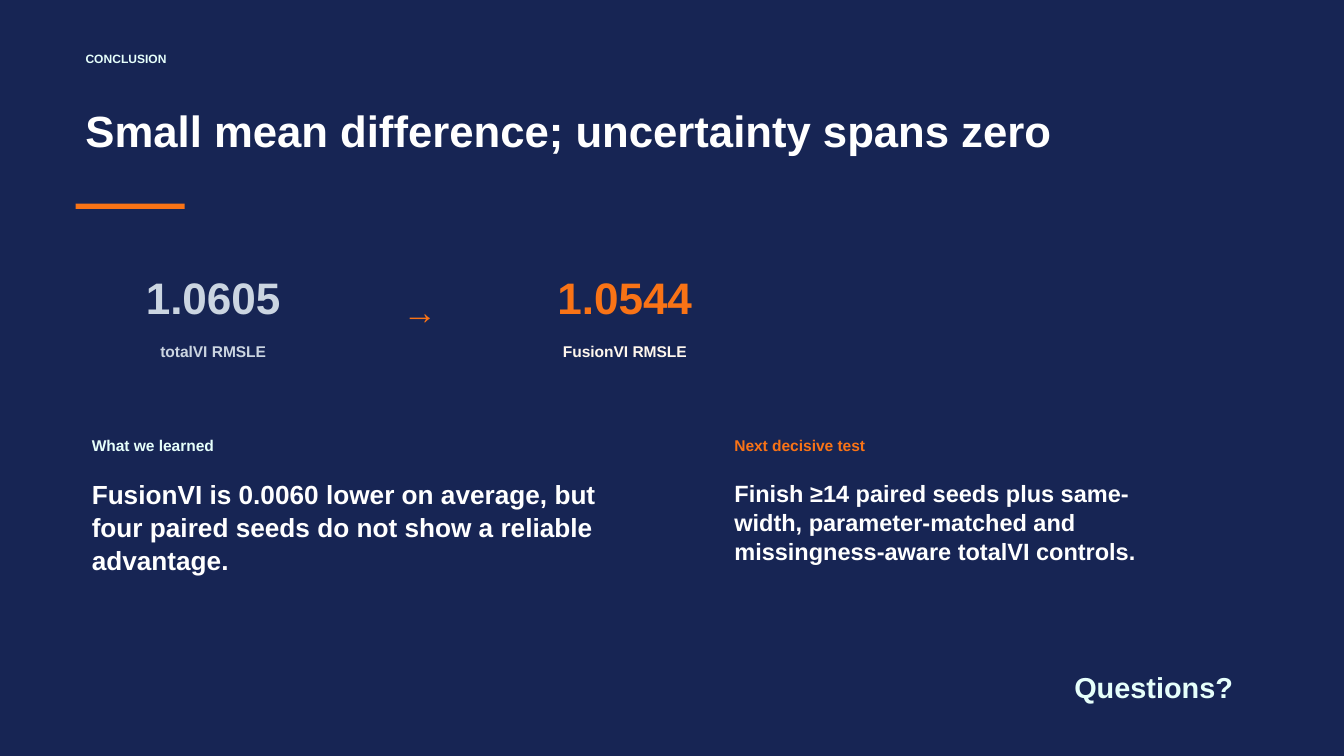
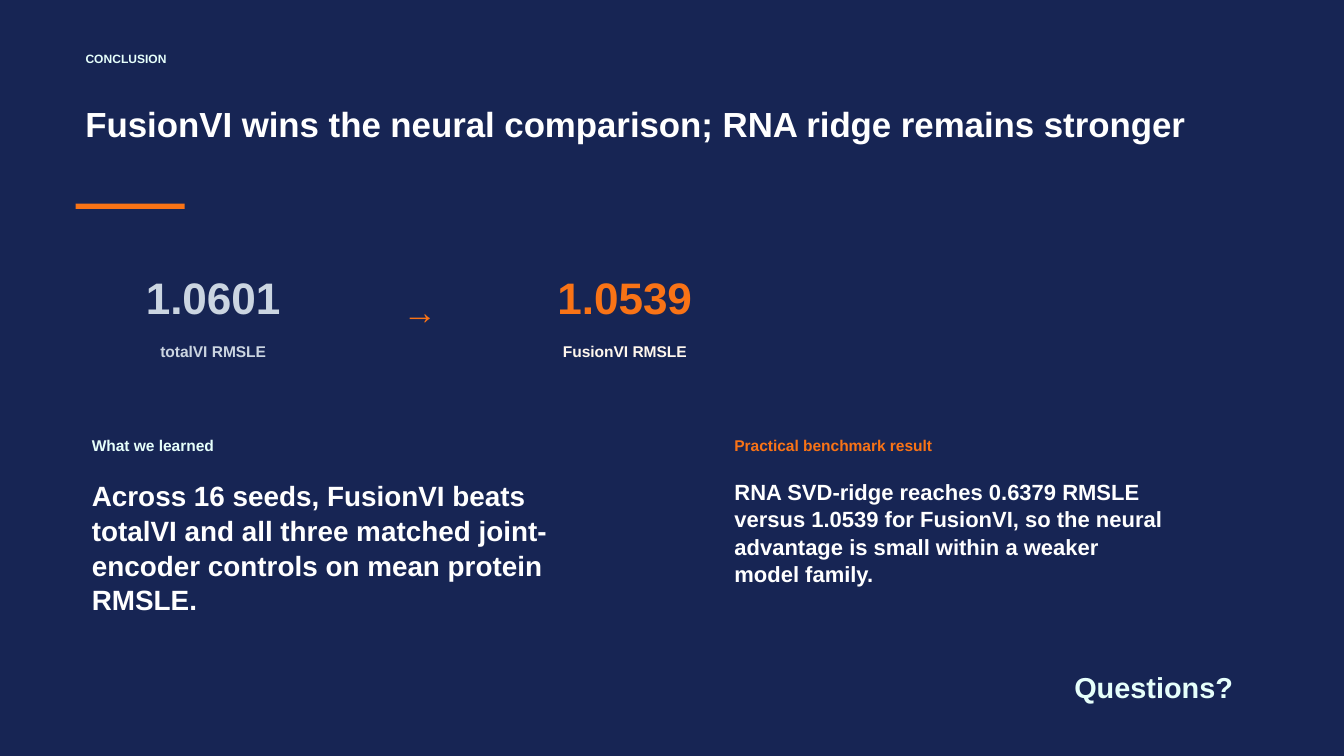
Before and after one commit to nazirad19/FusionVI, a slide deck: slide 8 of deliverables/FusionVI_Paper_Benchmark_Presentation.pptx. Drawn at 1344x756 pixels with LibreOffice and Linux fonts; fonts in the diff are those of the drawing. Boxes give left, top, right and bottom in pixels: in the first picture for what was removed or moved away, otherwise in the second. Text is boxed around its words. In the diff, an @@ line names an element or a change of style, - is before the commit and + after.

Commit message:
Update presentation with 16-seed controls

```diff
--- a/deliverables/FusionVI_Paper_Benchmark_Presentation.pptx
+++ b/deliverables/FusionVI_Paper_Benchmark_Presentation.pptx
@@ text at [85,111,1185,144]: text changed; size 31.1 to 24.9 pt @@
-Small mean difference; uncertainty spans zero
+FusionVI wins the neural comparison; RNA ridge remains stronger
@@ text at [146,283,281,315]: text changed @@
-1.0605
+1.0601
@@ text at [557,283,692,315]: text changed @@
-1.0544
+1.0539
@@ text at [734,439,932,451]: text changed @@
-Next decisive test
+Practical benchmark result
@@ text at [92,485,547,581]: text changed; size 18.8 to 19.9 pt @@
-FusionVI is 0.0060 lower on average, but four paired seeds do not show a reliable advantage.
+Across 16 seeds, FusionVI beats totalVI and all three matched joint-encoder controls on mean protein RMSLE.
@@ text at [734,484,1162,587]: text changed; size 16.9 to 15.7 pt @@
-Finish ≥14 paired seeds plus same-width, parameter-matched and missingness-aware totalVI controls.
+RNA SVD-ridge reaches 0.6379 RMSLE versus 1.0539 for FusionVI, so the neural advantage is small within a weaker model family.
```
Also in this commit, not shown: 5 other slides changed.
